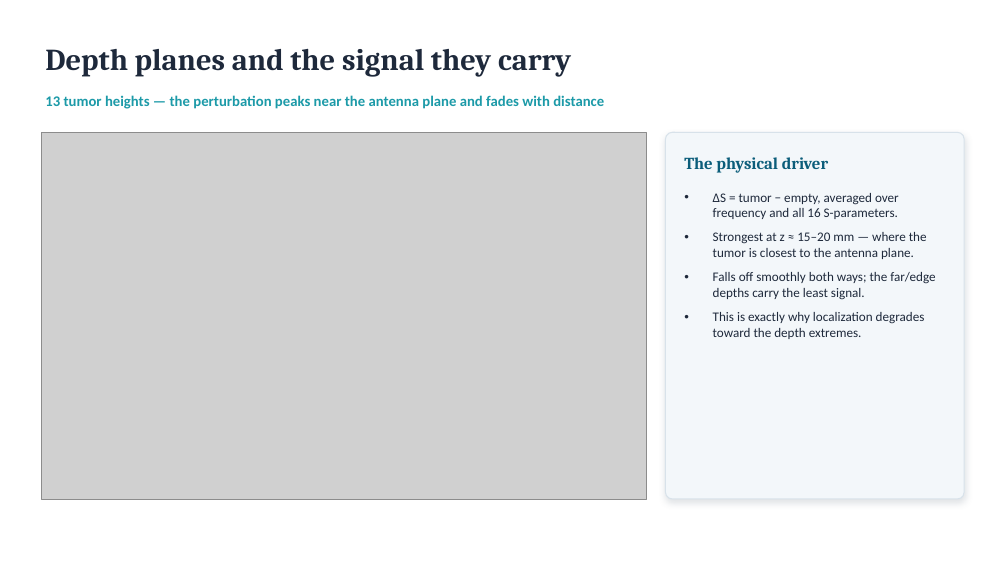
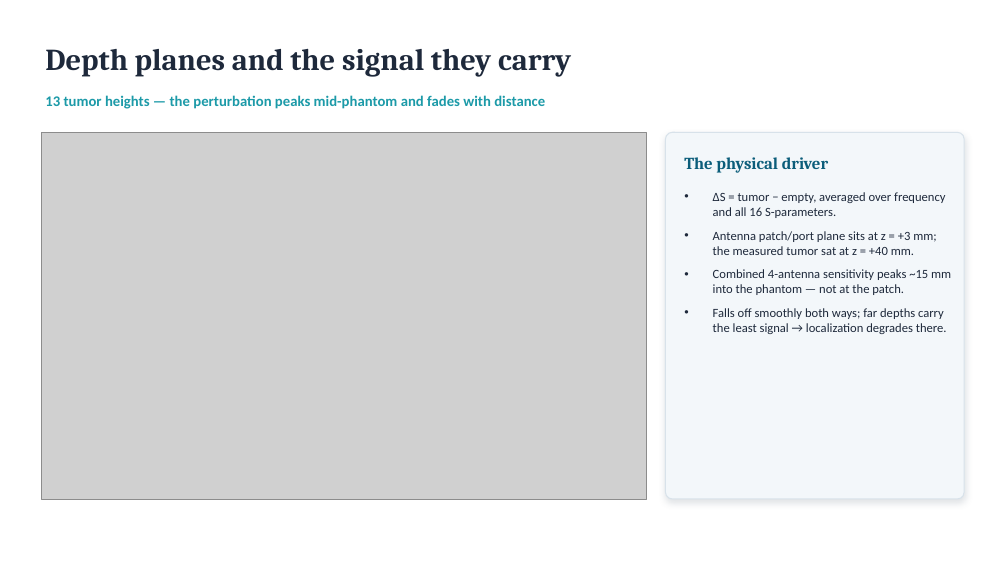
Before and after one commit to pmart1534/microwave-phantom-localization-cnn-mlp, a slide deck: slide 3 of regression_deck/Deck2_Simulated_Regression.pptx. Drawn at 1008x567 pixels with LibreOffice and Linux fonts; fonts in the diff are those of the drawing; grey boxes stand for pictures. Boxes give left, top, right and bottom in pixels: in the first picture for what was removed or moved away, otherwise in the second. Text is boxed around its words. In the diff, an @@ line names an element or a change of style, - is before the commit and + after.

```diff
--- a/regression_deck/Deck2_Simulated_Regression.pptx
+++ b/regression_deck/Deck2_Simulated_Regression.pptx
@@ text at (45, 95, 545, 109): text changed @@
-13 tumor heights — the perturbation peaks near the antenna plane and fades with distance
+13 tumor heights — the perturbation peaks mid-phantom and fades with distance
@@ text at (713, 192, 945, 218): size 12.5 to 12 pt in "ΔS = tumor − empty, averaged over ..." @@
@@ text at (713, 231, 951, 334): text changed; size 12.5 to 12 pt @@
-• Strongest at z ≈ 15–20 mm — where the tumor is closest to the antenna plane.
-• Falls off smoothly both ways; the far/edge depths carry the least signal.
-• This is exactly why localization degrades toward the depth extremes.
+• Antenna patch/port plane sits at z = +3 mm; the measured tumor sat at z = +40 mm.
+• Combined 4-antenna sensitivity peaks ~15 mm into the phantom — not at the patch.
+• Falls off smoothly both ways; far depths carry the least signal → localization degrades there.
```
Also in this commit, not shown: 8 other files.
